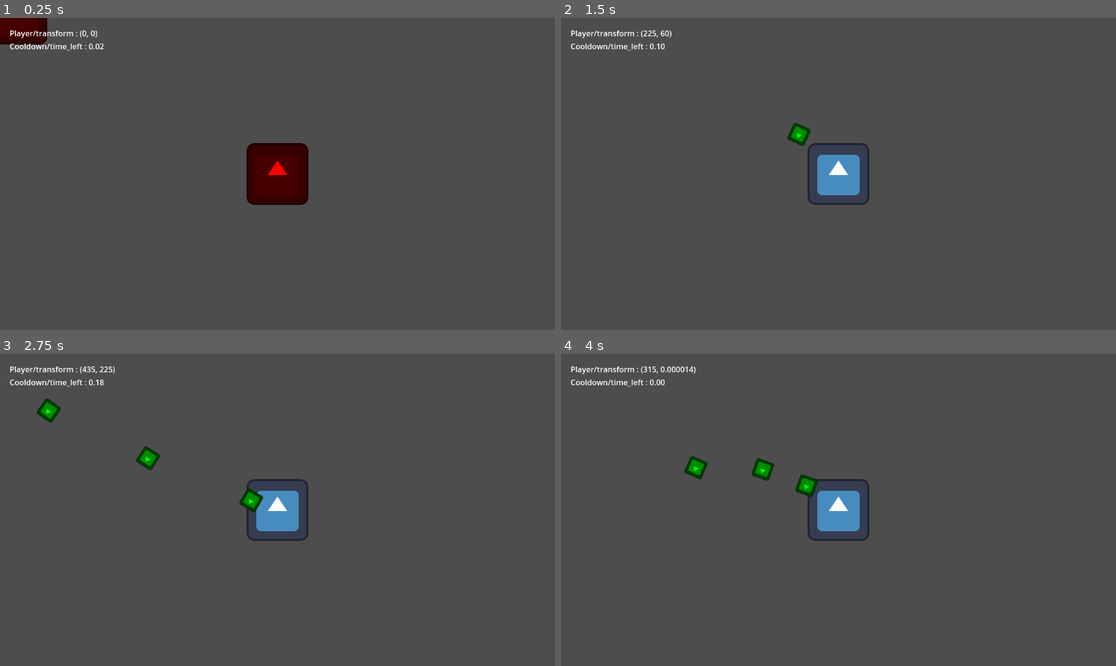
Above: before the commit, frames 1-4 (two rows, left to right).
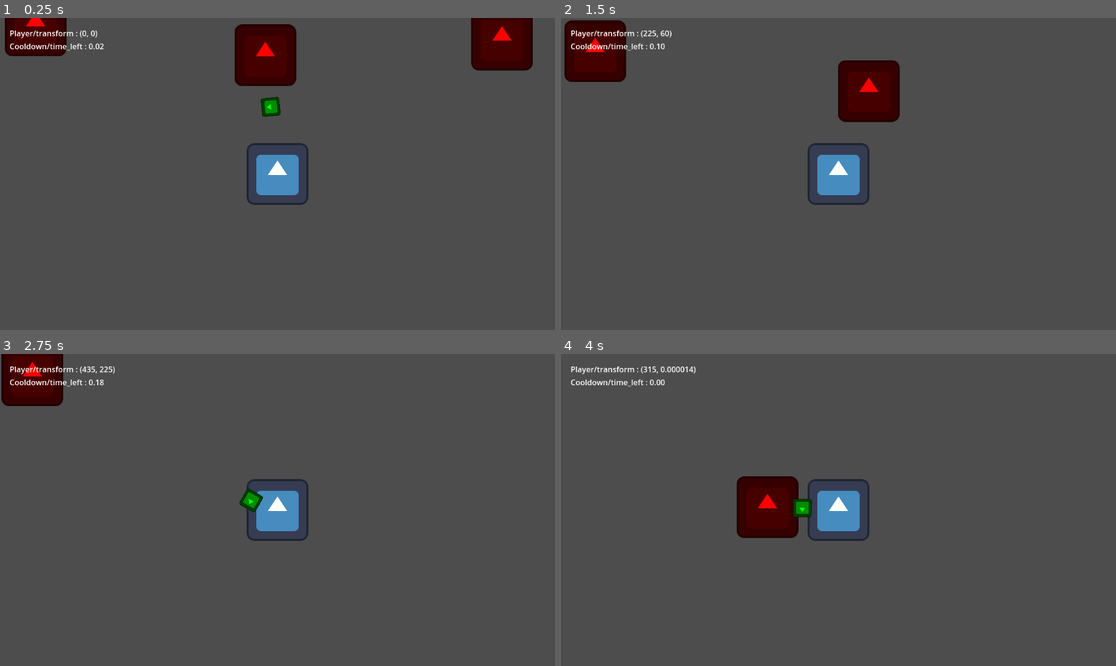
Above: after the commit, the same moments.

Repository: KatalystSoftware/FGJ24
Game: Godot game, scene res://main.tscn
Same seed, same stepped clock (60 frames per second), same inputs: the game is played once before the commit and once after it. The engine's default icon, where the game draws it, is replaced by a stand-in: a white triangle on a blue panel in a dark square.
Inputs:
- Up to frame 1 (0.25 s): no input
- Up to frame 2 (1.5 s): hold D (move_right) 0.53-1.28 s; hold S (move_down) from 1.28 s (still down)
- Up to frame 3 (2.75 s): release S (move_down) at 2.03 s; hold D (move_right) from 2.03 s (still down)
- Up to frame 4 (4 s): release D (move_right) at 2.78 s; hold W (move_up) 2.78-3.53 s; hold A (move_left) from 3.53 s (still down)

The runs differ from the first frame. In frame 1, 7.3% of the frame differs, in the area x 0-96%, y 0-60%; in frame 2, 4.5%; in frame 3, 2.1%; in frame 4, 2.9%.

Commit message:
add enemy state machine, follow at player

Diff:
--- a/enemies/base/base_enemy.gd
+++ b/enemies/base/base_enemy.gd
@@ -1,6 +1,2 @@
 class_name BaseEnemy
-extends CharacterBody2D
-
-
-func _on_health_died():
-	queue_free()
+extends Enemy
--- a/enemies/base/base_enemy.tscn
+++ b/enemies/base/base_enemy.tscn
@@ -1,9 +1,11 @@
-[gd_scene load_steps=6 format=3 uid="uid://dl3fw6nhenubu"]
+[gd_scene load_steps=8 format=3 uid="uid://dl3fw6nhenubu"]
 
 [ext_resource type="Script" path="res://enemies/base/base_enemy.gd" id="1_0v5jd"]
 [ext_resource type="Texture2D" uid="uid://y6v62gdaff27" path="res://assets/icon.svg" id="2_6h1m2"]
 [ext_resource type="Script" path="res://shared/nodes/hitbox.gd" id="2_iof6c"]
 [ext_resource type="Script" path="res://shared/nodes/health.gd" id="3_aphmk"]
+[ext_resource type="Script" path="res://enemies/nodes/state_machine.gd" id="5_eth0d"]
+[ext_resource type="Script" path="res://enemies/nodes/states/chase.gd" id="6_fuso2"]
 
 [sub_resource type="RectangleShape2D" id="RectangleShape2D_v5qat"]
 size = Vector2(129, 126)
@@ -32,4 +34,13 @@
 [node name="Health" type="Node" parent="."]
 script = ExtResource("3_aphmk")
 
+[node name="StateMachine" type="Node" parent="." node_paths=PackedStringArray("initial_state")]
+script = ExtResource("5_eth0d")
+initial_state = NodePath("Chase")
+
+[node name="Chase" type="Node" parent="StateMachine" node_paths=PackedStringArray("enemy")]
+script = ExtResource("6_fuso2")
+enemy = NodePath("../..")
+
+[connection signal="area_entered" from="Hitbox" to="Hitbox" method="_on_area_entered"]
 [connection signal="died" from="Health" to="." method="_on_health_died"]
--- /dev/null
+++ b/enemies/nodes/enemy.gd
@@ -0,0 +1,10 @@
+class_name Enemy
+extends CharacterBody2D
+
+
+func _physics_process(_delta):
+	move_and_slide()
+
+
+func _on_health_died():
+	queue_free()
--- /dev/null
+++ b/enemies/nodes/state.gd
@@ -0,0 +1,20 @@
+class_name State
+extends Node
+
+signal transitioned(state: State, new_state_name: String)
+
+
+func update(_delta: float) -> void:
+	pass
+
+
+func physics_update(_delta: float) -> void:
+	pass
+
+
+func enter() -> void:
+	pass
+
+
+func exit() -> void:
+	pass
--- /dev/null
+++ b/enemies/nodes/state_machine.gd
@@ -0,0 +1,45 @@
+class_name StateMachine
+extends Node
+
+@export var initial_state: State
+
+var current_state: State
+var states: Dictionary = {}
+
+
+func _ready() -> void:
+	for child in get_children():
+		if child is State:
+			states[child.name.to_lower()] = child
+			child.transitioned.connect(on_child_transition)
+
+	if initial_state:
+		initial_state.enter()
+		current_state = initial_state
+
+
+func _process(delta: float) -> void:
+	if current_state:
+		current_state.update(delta)
+
+
+func _physics_process(delta: float) -> void:
+	if current_state:
+		current_state.physics_update(delta)
+
+
+func on_child_transition(state: State, new_state_name: String):
+	if state != current_state:
+		return
+
+	var new_state = states.get(new_state_name.to_lower())
+	if !new_state:
+		push_warning("State not found: ", new_state_name, "\n", "States: ", states)
+		return
+
+	if current_state:
+		current_state.exit()
+
+	new_state.enter()
+
+	current_state = new_state
--- /dev/null
+++ b/enemies/nodes/states/chase.gd
@@ -0,0 +1,21 @@
+class_name Chase
+extends State
+
+@export var enemy: CharacterBody2D
+@export var move_speed := 200.0
+
+var player: CharacterBody2D
+
+
+func enter():
+	player = get_tree().get_first_node_in_group("Player")
+
+
+func physics_update(_delta):
+	if not player or player.is_queued_for_deletion():
+		push_warning("Player not found or freed!")
+
+	var direction = player.global_position - enemy.global_position
+	enemy.velocity = direction.normalized() * move_speed
+	# Look at looks funky with the sprites if not top-down
+	# enemy.look_at(player.position)
--- a/main.tscn
+++ b/main.tscn
@@ -8,6 +8,10 @@
 [node name="Player" parent="." groups=["Player"] instance=ExtResource("1_i1tla")]
 
 [node name="Enemy" parent="." instance=ExtResource("2_ny8i7")]
+position = Vector2(506, -303)
+
+[node name="Enemy3" parent="." instance=ExtResource("2_ny8i7")]
+position = Vector2(-30, -293)
 
 [node name="Enemy2" parent="." instance=ExtResource("2_ny8i7")]
 position = Vector2(-542, -333)
